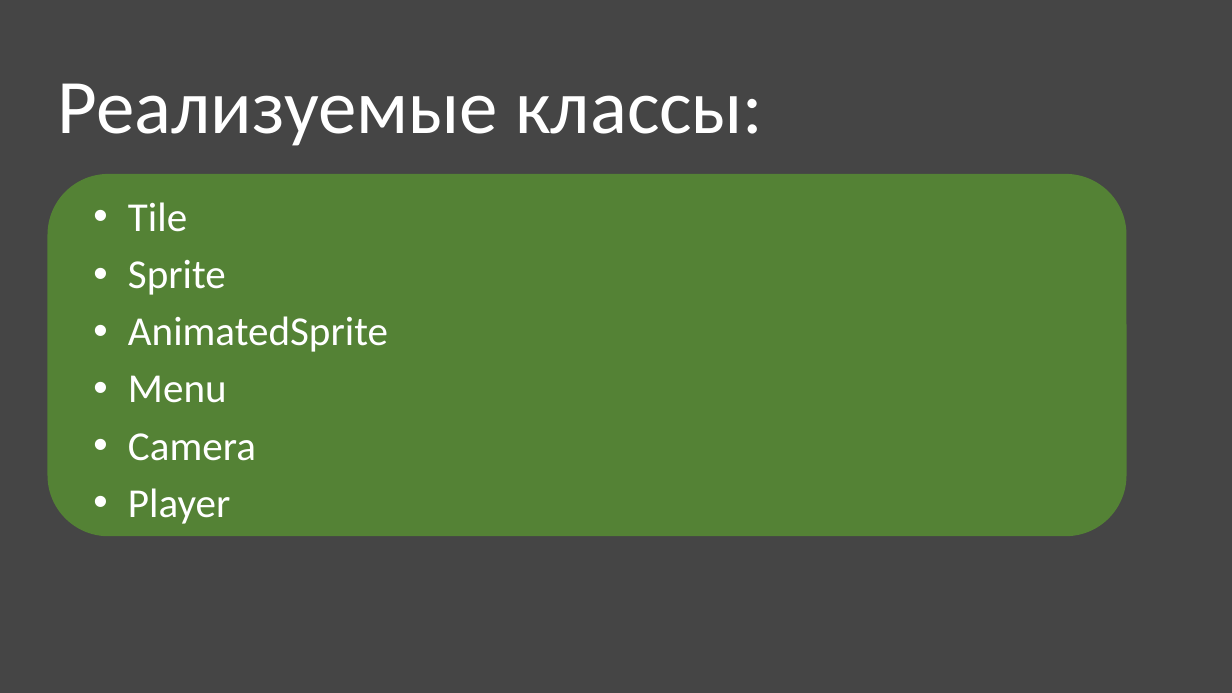
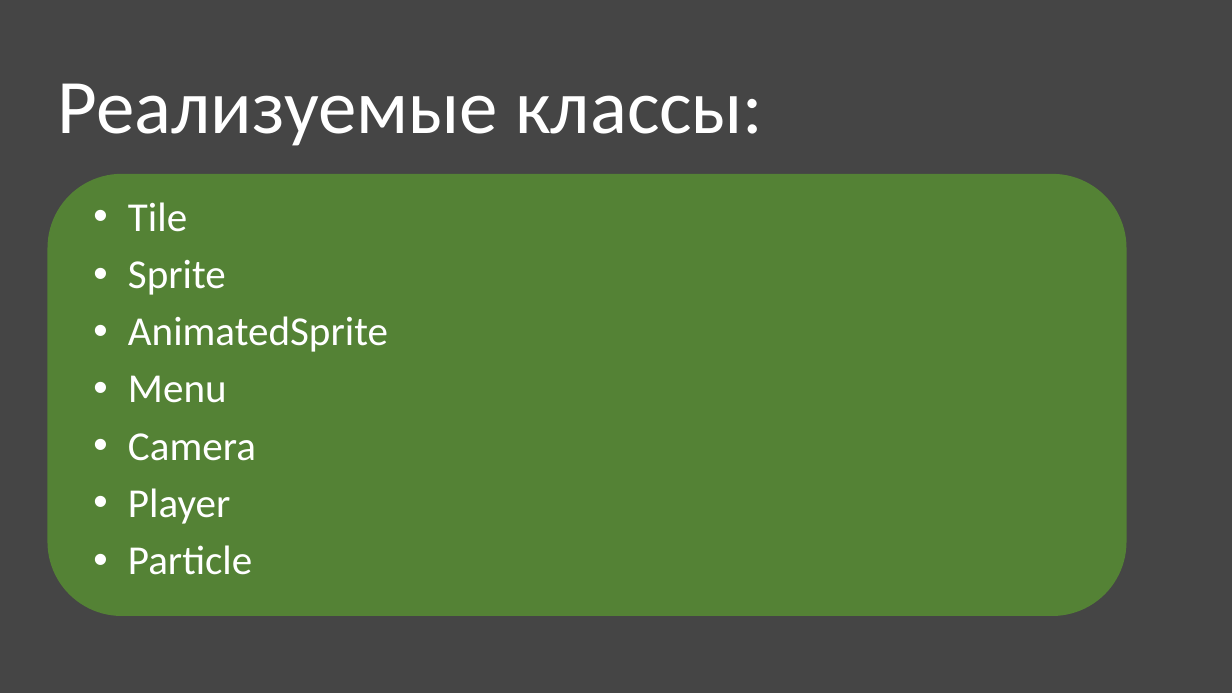
Before and after one commit to duny-explorer/Rick-and-Morty-s-little-adventure, a slide deck: slide 4 of Игра на Pygame.pptx. Drawn at 1232x693 pixels with LibreOffice and Linux fonts; fonts in the diff are those of the drawing. Boxes give left, top, right and bottom in pixels: in the first picture for what was removed or moved away, otherwise in the second. Text is boxed around its words. In the diff, an @@ line names an element or a change of style, - is before the commit and + after.

Commit message:
Add files via upload
Исправила презентацию

```diff
--- a/Игра на Pygame.pptx
+++ b/Игра на Pygame.pptx
@@ rounded rectangle: place and size @@
-rounded rectangle at (48,175,1126,536)
+rounded rectangle at (48,175,1126,616)
@@ text at (128,545,252,575): paragraph added @@
+• Particle
```
